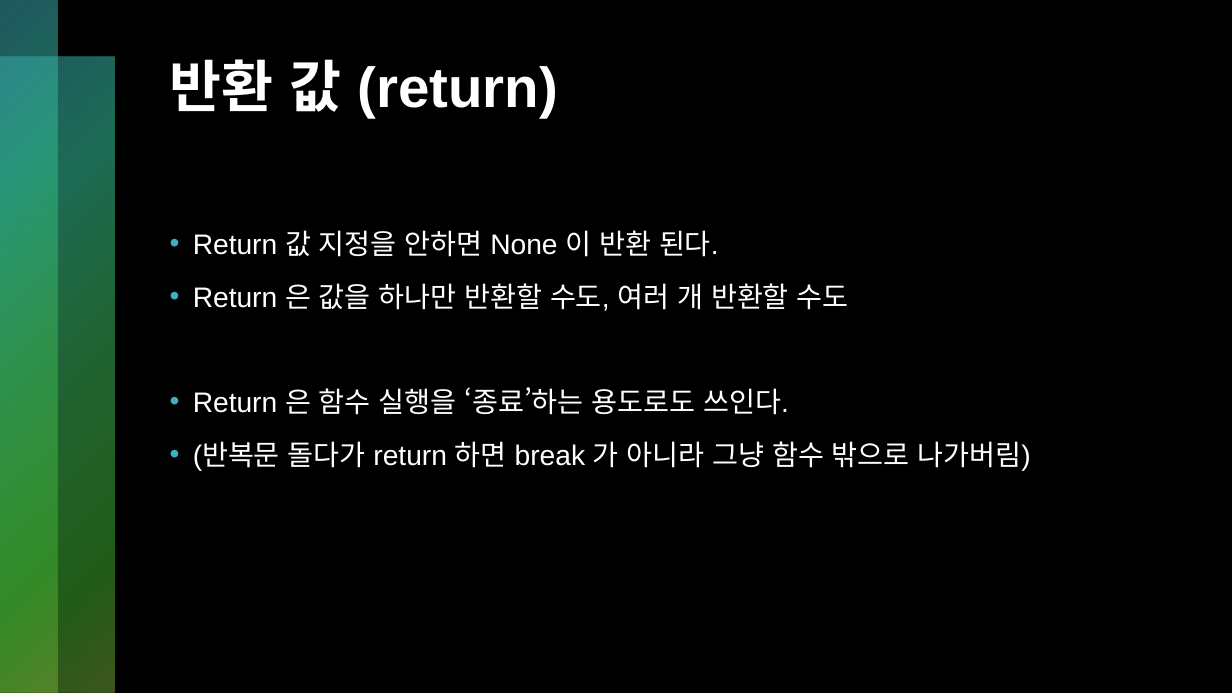
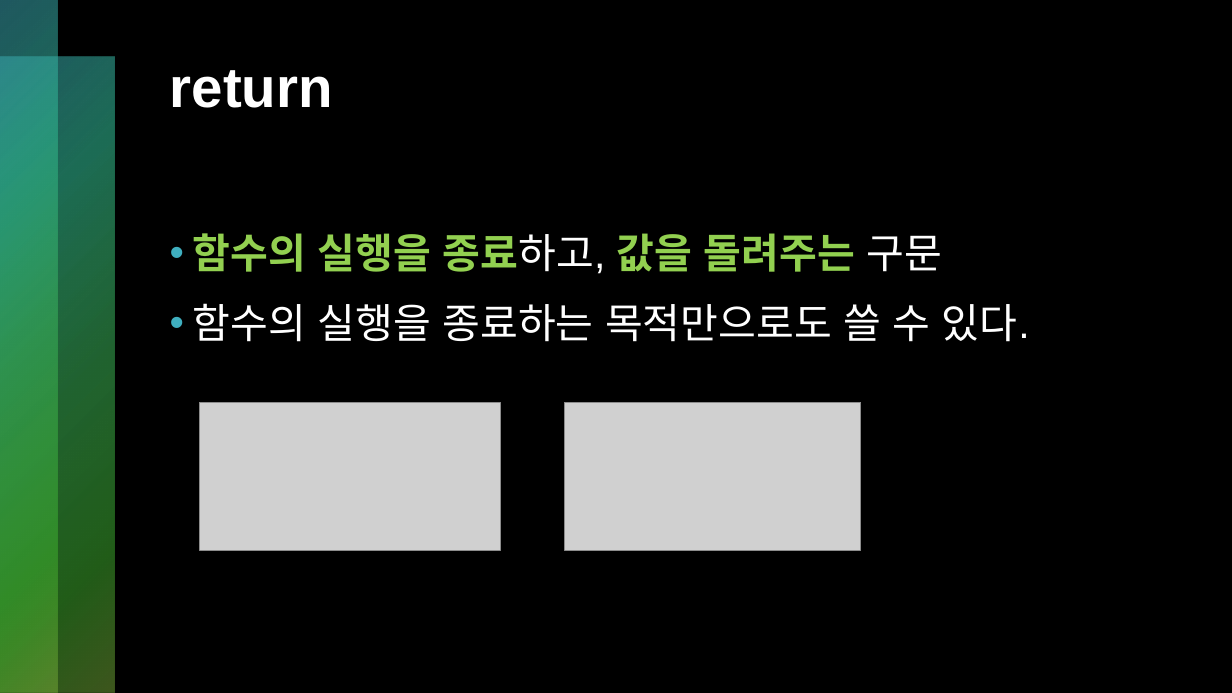
Before and after one commit to kckc0608/hiarc-2024-1-basic-study, a slide deck: slide 6 of [2024-1 기초 스터디] 7. 함수, 재귀함수.pptx (slide 10 before the commit). Drawn at 1232x693 pixels with LibreOffice and Linux fonts; fonts in the diff are those of the drawing; grey boxes stand for pictures. Boxes give left, top, right and bottom in pixels: in the first picture for what was removed or moved away, otherwise in the second. Text is boxed around its words. In the diff, an @@ line names an element or a change of style, - is before the commit and + after.

```diff
--- a/[2024-1 기초 스터디] 7. 함수, 재귀함수.pptx
+++ b/[2024-1 기초 스터디] 7. 함수, 재귀함수.pptx
@@ title at (170,70,333,108): text changed @@
-반환 값 (return)
+return
@@ text at (193,233,1030,342): text changed; size 22 to 32 pt @@
-• Return 값 지정을 안하면 None 이 반환 된다.
-• Return 은 값을 하나만 반환할 수도, 여러 개 반환할 수도
-• Return 은 함수 실행을 ‘종료’하는 용도로도 쓰인다.
-• (반복문 돌다가 return 하면 break 가 아니라 그냥 함수 밖으로 나가버림)
+• 함수의 실행을 종료하고, 값을 돌려주는 구문
+• 함수의 실행을 종료하는 목적만으로도 쓸 수 있다.
@@ picture added at (200,402,500,551) @@
@@ picture added at (565,402,860,551) @@
```
Also in this commit, not shown: 16 other slides changed, 43 slides added, 4 slides removed, 12 other files.
